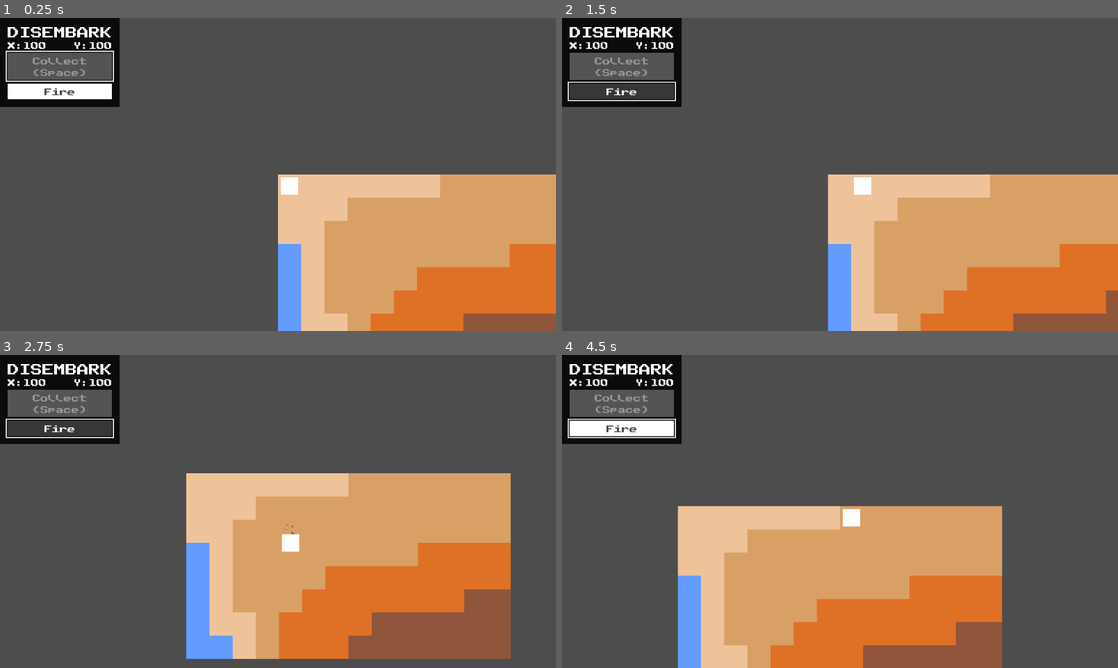
Above: before the commit, frames 1-4 (two rows, left to right).
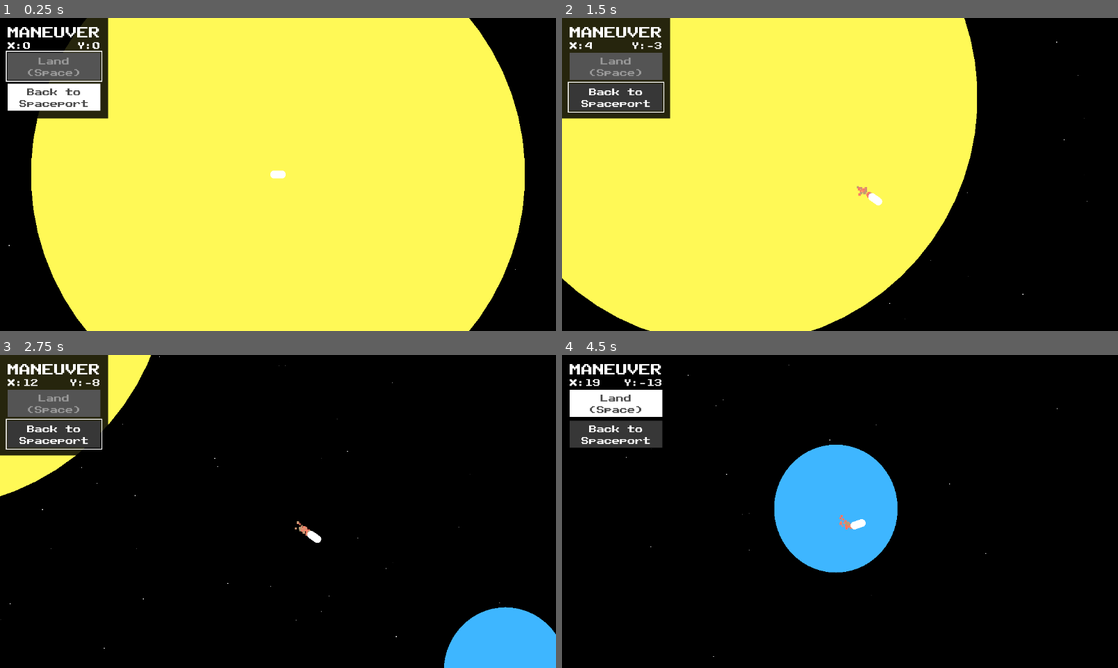
Above: after the commit, the same moments.

Repository: late-parrot/tsa-video-game-design-2026
Game: Godot game, scene res://scenes/main.tscn
The game is run twice, just before and just after one commit, with the same random seed, the same clock (stepped at 60 frames per second) and the same inputs.
Inputs (mouse positions are in pixels of both pictures, inside the frame that each line leads up to):
- Up to frame 1 (0.25 s): no input
- Up to frame 2 (1.5 s): click (617, 96) at 0.5 s, where only the run after the commit has a clickable "Back to Spaceport"; hold Right (right) from 1.28 s (still down)
- Up to frame 3 (2.75 s): release Right (right) at 2.03 s; hold Down (down) from 2.03 s (still down)
- Up to frame 4 (4.5 s): release Down (down) at 2.78 s; hold Right (right) 2.78-3.53 s; hold Up (up) 3.53-4.25 s; click (623, 458) at 4.25 s, where only the run after the commit has a clickable "Launch"

The runs differ from the first frame. In frame 1, 96% of the frame differs, in the area x 0-100%, y 0-100%; in frame 2, 97%; in frame 3, 97%; in frame 4, 97%.

Commit message:
Link scenes together with launch/land

Diff:
--- a/scenes/disembark/disembark.tscn
+++ b/scenes/disembark/disembark.tscn
@@ -1,9 +1,21 @@
-[gd_scene load_steps=5 format=4 uid="uid://cxc0xvkwttx7e"]
+[gd_scene load_steps=8 format=4 uid="uid://cxc0xvkwttx7e"]
 
 [ext_resource type="Script" uid="uid://gulysnox8go7" path="res://scripts/disembark/disembark.gd" id="1_5rhh4"]
 [ext_resource type="TileSet" uid="uid://de2seuuxgrqll" path="res://resources/basic-tileset.tres" id="1_ouoik"]
 [ext_resource type="PackedScene" uid="uid://da82tphw0tws7" path="res://scenes/disembark/player.tscn" id="2_o8x53"]
 [ext_resource type="PackedScene" uid="uid://cwr2scwm7o16e" path="res://scenes/disembark/overlay.tscn" id="3_o8x53"]
+
+[sub_resource type="CapsuleShape2D" id="CapsuleShape2D_5rhh4"]
+radius = 24.0
+height = 64.0
+
+[sub_resource type="CapsuleShape2D" id="CapsuleShape2D_py471"]
+radius = 8.0
+height = 32.0
+
+[sub_resource type="CapsuleMesh" id="CapsuleMesh_omjsi"]
+radius = 8.0
+height = 32.0
 
 [node name="Disembark" type="Node2D"]
 script = ExtResource("1_5rhh4")
@@ -18,6 +30,32 @@
 zoom = Vector2(3, 3)
 position_smoothing_enabled = true
 
+[node name="Ship" type="Area2D" parent="."]
+z_index = 1
+position = Vector2(16, 0)
+
+[node name="CollisionShape2D" type="CollisionShape2D" parent="Ship"]
+position = Vector2(16, 8)
+rotation = 1.5707964
+shape = SubResource("CapsuleShape2D_5rhh4")
+
+[node name="StaticBody2D" type="StaticBody2D" parent="Ship"]
+position = Vector2(16, 8)
+rotation = 1.5707964
+
+[node name="CollisionShape2D" type="CollisionShape2D" parent="Ship/StaticBody2D"]
+shape = SubResource("CapsuleShape2D_py471")
+
+[node name="Sprite2D" type="Sprite2D" parent="Ship"]
+position = Vector2(16, 8)
+
+[node name="MeshInstance2D" type="MeshInstance2D" parent="Ship/Sprite2D"]
+rotation = 1.5707964
+mesh = SubResource("CapsuleMesh_omjsi")
+
 [node name="UI" type="CanvasLayer" parent="."]
 
 [node name="DisembarkOverlay" parent="UI" instance=ExtResource("3_o8x53")]
+
+[connection signal="body_entered" from="Ship" to="." method="_on_ship_body_entered"]
+[connection signal="body_exited" from="Ship" to="." method="_on_ship_body_exited"]
--- a/scenes/disembark/overlay.tscn
+++ b/scenes/disembark/overlay.tscn
@@ -1,10 +1,13 @@
-[gd_scene load_steps=7 format=3 uid="uid://cwr2scwm7o16e"]
+[gd_scene load_steps=9 format=3 uid="uid://cwr2scwm7o16e"]
 
 [ext_resource type="Theme" uid="uid://di0u5lyy4etar" path="res://resources/theme.tres" id="1_sw8x2"]
+[ext_resource type="Script" uid="uid://dr4t2l32qiteh" path="res://scripts/disembark/overlay.gd" id="2_3crnf"]
 [ext_resource type="Script" uid="uid://dirf1x85aa1hf" path="res://scripts/start_with_focus.gd" id="2_p7tpy"]
 
 [sub_resource type="LabelSettings" id="LabelSettings_ecthq"]
 font_size = 24
+
+[sub_resource type="LabelSettings" id="LabelSettings_3crnf"]
 
 [sub_resource type="LabelSettings" id="LabelSettings_h2hsg"]
 
@@ -22,6 +25,7 @@
 grow_horizontal = 2
 grow_vertical = 2
 theme = ExtResource("1_sw8x2")
+script = ExtResource("2_3crnf")
 
 [node name="Container" type="PanelContainer" parent="."]
 layout_mode = 1
@@ -40,6 +44,13 @@
 text = "Disembark"
 label_settings = SubResource("LabelSettings_ecthq")
 uppercase = true
+
+[node name="Energy" type="Label" parent="Container/MarginContainer/VBoxContainer"]
+layout_mode = 2
+size_flags_horizontal = 3
+text = "Energy:	100%"
+label_settings = SubResource("LabelSettings_3crnf")
+horizontal_alignment = 1
 
 [node name="XY" type="HBoxContainer" parent="Container/MarginContainer/VBoxContainer"]
 layout_mode = 2
@@ -66,3 +77,11 @@
 layout_mode = 2
 text = "Fire
 "
+
+[node name="Launch" type="Button" parent="Container/MarginContainer/VBoxContainer"]
+layout_mode = 2
+disabled = true
+text = "Launch
+"
+
+[connection signal="pressed" from="Container/MarginContainer/VBoxContainer/Launch" to="." method="_on_launch_pressed"]
--- a/scenes/main.tscn
+++ b/scenes/main.tscn
@@ -1,7 +1,6 @@
 [gd_scene load_steps=2 format=3 uid="uid://b3gh8l0hv0i6g"]
 
-[ext_resource type="PackedScene" uid="uid://cxc0xvkwttx7e" path="res://scenes/disembark/disembark.tscn" id="1_o5qli"]
+[ext_resource type="Script" uid="uid://cvrov4tcobpve" path="res://scripts/main.gd" id="1_0wfyh"]
 
 [node name="Main" type="Node2D"]
-
-[node name="Disembark" parent="." instance=ExtResource("1_o5qli")]
+script = ExtResource("1_0wfyh")
--- a/scripts/disembark/disembark.gd
+++ b/scripts/disembark/disembark.gd
@@ -1,11 +1,29 @@
 extends Node2D
 
 
-# Called when the node enters the scene tree for the first time.
-func _ready() -> void:
-	pass # Replace with function body.
+@onready var player = $DisembarkPlayer
+@onready var overlay = $UI/DisembarkOverlay
 
+var energy = 100
 
-# Called every frame. 'delta' is the elapsed time since the previous frame.
-func _process(delta: float) -> void:
-	pass
+func _process(_delta: float) -> void:
+	overlay.set_xy(player.position.x/16, -player.position.y/16)
+	overlay.set_energy(energy)
+
+func _on_ship_body_entered(body: Node2D) -> void:
+	if body is CharacterBody2D:
+		overlay.enable_launch()
+
+func _on_ship_body_exited(body: Node2D) -> void:
+	if body is CharacterBody2D:
+		overlay.disable_launch()
+
+func reset() -> void:
+	var main = get_parent()
+	launch()
+	main.maneuver.land() # Seems a bit janky but works
+
+func launch() -> void:
+	var main = get_parent()
+	main.add_child(main.maneuver)
+	queue_free()
--- /dev/null
+++ b/scripts/disembark/overlay.gd
@@ -0,0 +1,26 @@
+extends Control
+
+
+@onready var disembark := $"../.."
+
+func set_xy(x: int, y: int) -> void:
+	$Container/MarginContainer/VBoxContainer/XY/X.text = "X:"+str(x)
+	$Container/MarginContainer/VBoxContainer/XY/Y.text = "Y:"+str(y)
+
+func set_energy(percentage: int) -> void:
+	var e = $Container/MarginContainer/VBoxContainer/Energy
+	e.text = "Energy:"+str(percentage)+"%"
+	e.label_settings.font_color = \
+		Color(1.0, 1.0, 1.0, 1.0) if percentage > 50 else \
+		Color(1.0, 0.861, 0.445, 1.0) if percentage > 25 else \
+		Color(1.0, 0.293, 0.293, 1.0) if percentage > 10 else \
+		Color(0.828, 0.129, 0.129, 1.0)
+
+func enable_launch() -> void:
+	$Container/MarginContainer/VBoxContainer/Launch.disabled = false
+
+func disable_launch() -> void:
+	$Container/MarginContainer/VBoxContainer/Launch.disabled = true
+
+func _on_launch_pressed() -> void:
+	disembark.launch()
--- a/scripts/disembark/player.gd
+++ b/scripts/disembark/player.gd
@@ -1,5 +1,7 @@
 extends CharacterBody2D
 
+
+@onready var disembark = $".."
 
 #@export var SPEED = 100.0
 #@export var ACCELERATION = 1000.0
@@ -23,10 +25,14 @@
 #####################
 
 const TILE_SIZE = 16
-var moving = false
+var moving = true
+
+func _ready() -> void:
+	await get_tree().create_timer(0.5).timeout
+	moving = false
 
 func _physics_process(_delta: float) -> void:
-	if not moving:
+	if not moving and disembark.energy >= 0:
 		var d := Input.get_vector("left", "right", "up", "down")
 		# Set the vector to whichever direction is strongest
 		d = Vector2(sign(d.x), 0) if abs(d.x) > abs(d.y) \
@@ -40,6 +46,9 @@
 			tween.set_ease(Tween.EASE_IN_OUT)
 			tween.tween_property(self, "position", position+d*TILE_SIZE, 0.1)
 			tween.tween_callback(move_false)
+			disembark.energy -= 1
+			if disembark.energy < 0:
+				disembark.reset()
 
 func move_false() -> void:
 	await get_tree().create_timer(0.1).timeout
--- /dev/null
+++ b/scripts/main.gd
@@ -0,0 +1,7 @@
+extends Node2D
+
+
+var maneuver = preload("res://scenes/maneuver/maneuver.tscn").instantiate()
+
+func _ready() -> void:
+	add_child(maneuver)
--- a/scripts/maneuver/maneuver.gd
+++ b/scripts/maneuver/maneuver.gd
@@ -14,7 +14,10 @@
 	overlay.disable_land()
 
 func land() -> void:
-	get_tree().quit()
+	var main = get_parent()
+	var disembark = load("res://scenes/disembark/disembark.tscn").instantiate()
+	main.add_child(disembark)
+	main.remove_child(self)
 
 func _process(_delta: float) -> void:
 	overlay.set_xy(player.position.x/64, -player.position.y/64)
Not shown, added: scripts/disembark/overlay.gd.uid
Not shown, added: scripts/main.gd.uid
